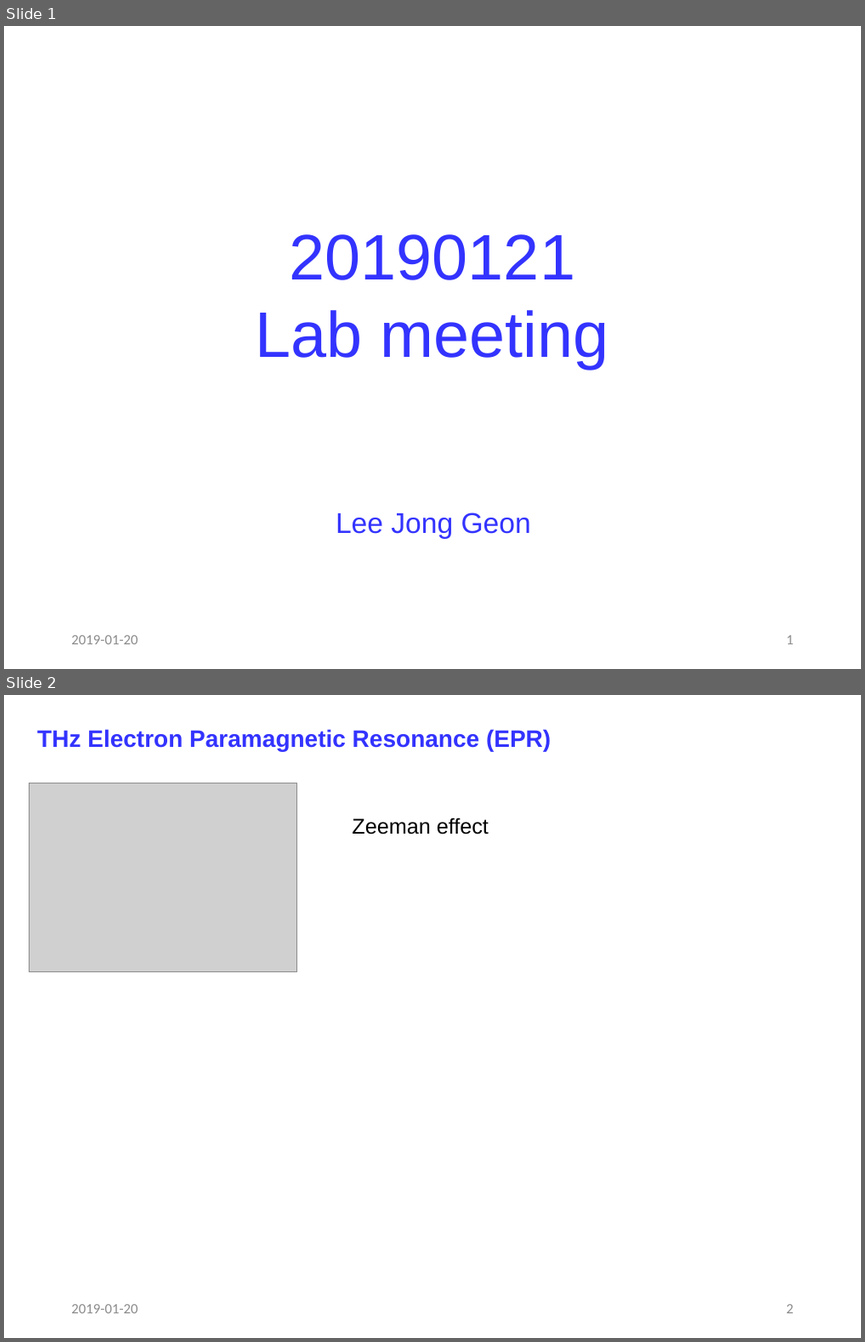
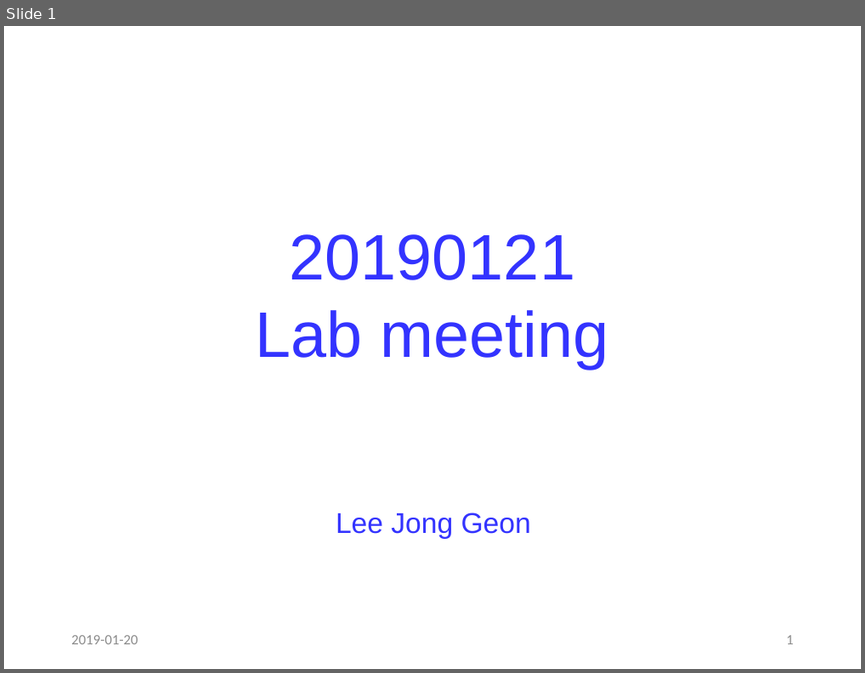
Before and after one commit to jglee96/NBTP_Lab, a slide deck: 랩미팅/201901/190121 (Jong).pptx. Shown one above the other, each under a label of ours: slides 1 and 2 before the commit, slide 1 after it. The pictures are 865x1342 and 865x673 pixels, drawn with LibreOffice and Linux fonts; fonts in the diff are those of the drawing; grey boxes stand for pictures. Boxes give left, top, right and bottom in pixels: in the first picture for what was removed or moved away, otherwise in the second. Text is boxed around its words. In the diff, an @@ line names an element or a change of style, - is before the commit and + after.

```diff
--- a/랩미팅/201901/190121 (Jong).pptx
+++ b/랩미팅/201901/190121 (Jong).pptx
@@ slide 2 removed at [4,695,861,1338], background #FFFFFF @@
@@ text removed at [37,729,551,751] @@
-THz Electron Paramagnetic Resonance (EPR)
@@ picture removed at [29,783,296,972] @@
@@ text removed at [352,817,488,834] @@
-Zeeman effect
@@ text removed at [71,1304,137,1313] @@
-2019-01-20
@@ page number removed at [786,1304,793,1313] @@
-2
```
Also in this commit, not shown: 2 slides added, 1 other slide removed, 2 other files.
